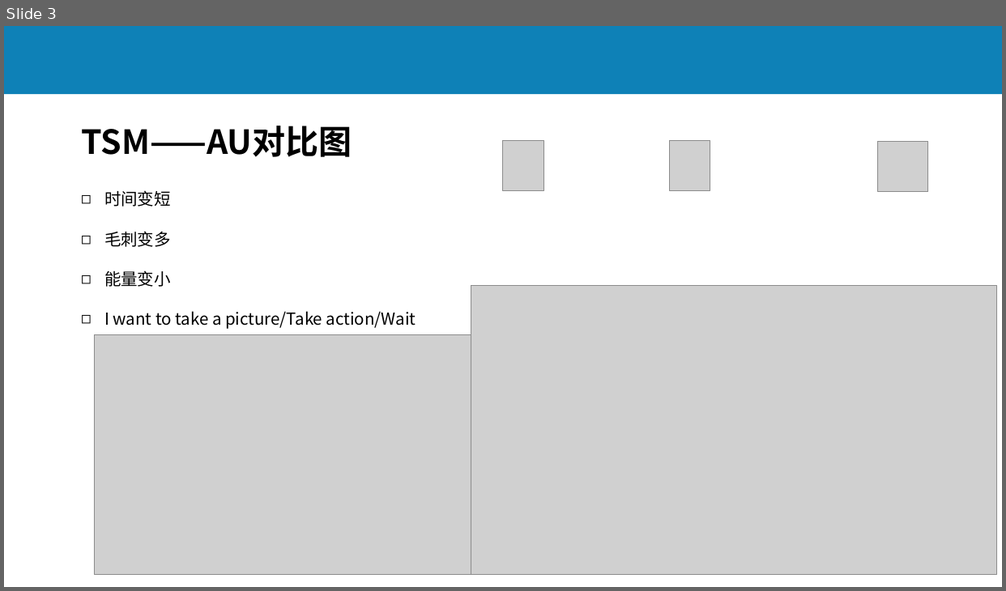
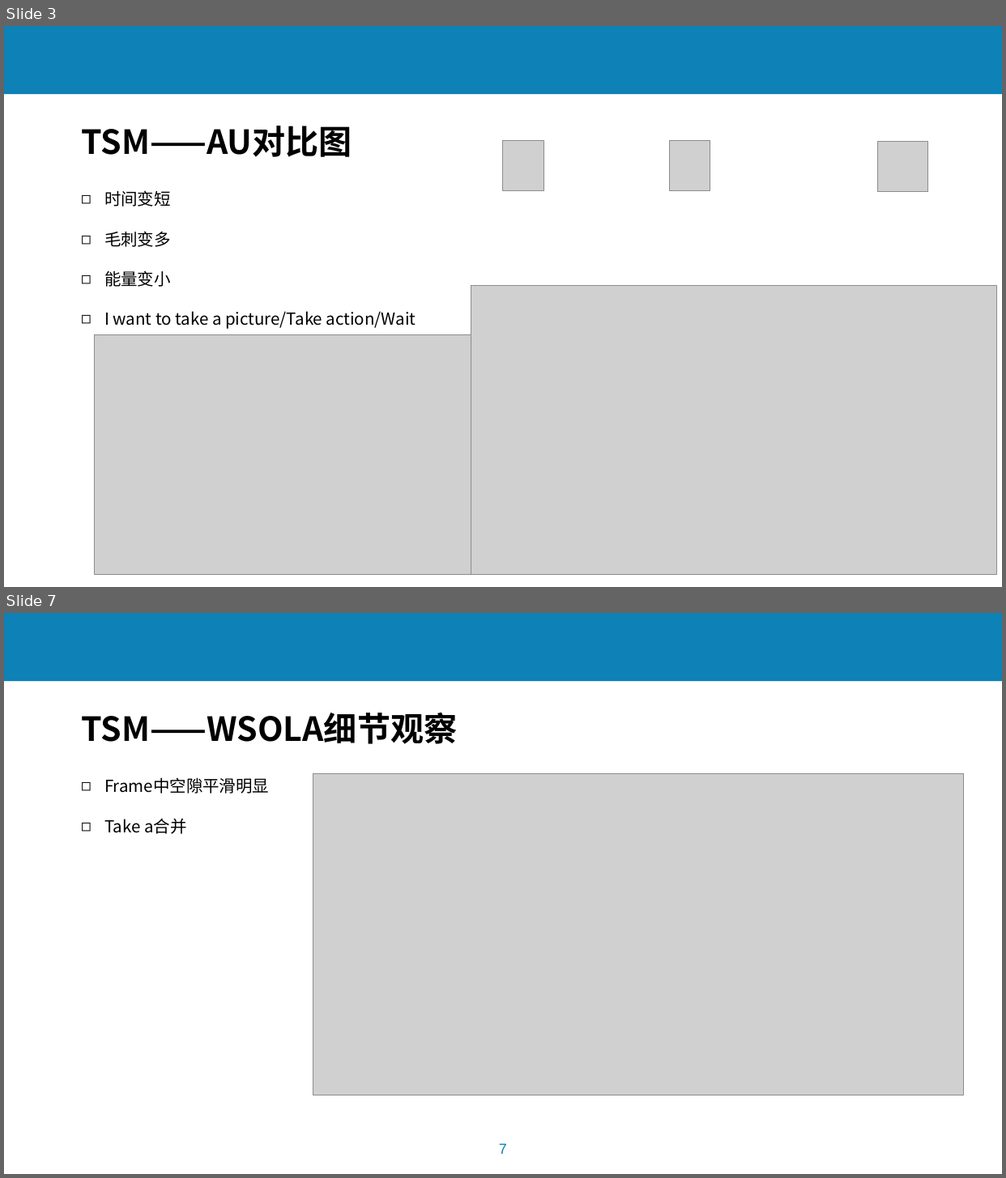
Before and after one commit to lchmoxing/audio_tsm_test, a slide deck: documents/基于音频预处理过程的语音识别系统攻击5.6_brief.pptx. Shown one above the other, each under a label of ours: slide 3 before the commit, slides 3 and 7 after it; the slides between them are not shown. The pictures are 1006x591 and 1006x1178 pixels, drawn with LibreOffice and Linux fonts; fonts in the diff are those of the drawing; grey boxes stand for pictures; background and template pictures are left out. Boxes give left, top, right and bottom in pixels: in the first picture for what was removed or moved away, otherwise in the second. Text is boxed around its words. In the diff, an @@ line names an element or a change of style, - is before the commit and + after.

```diff
--- a/documents/基于音频预处理过程的语音识别系统攻击5.6_brief.pptx
+++ b/documents/基于音频预处理过程的语音识别系统攻击5.6_brief.pptx
@@ slide 7 added at [4, 613, 1002, 1174], background #FFFFFF; not listed: 2 template elements that a slide beside it also shows @@
@@ text added at [81, 713, 457, 744], 32 pt, text #000000, bold @@
+TSM——WSOLA细节观察
@@ text added at [104, 777, 269, 834], 16 pt, text #000000 @@
+◻ Frame中空隙平滑明显
+◻ Take a合并
@@ picture added at [313, 773, 964, 1095] @@
```
Also in this commit, not shown: 7 other slides added, 25 other files.
